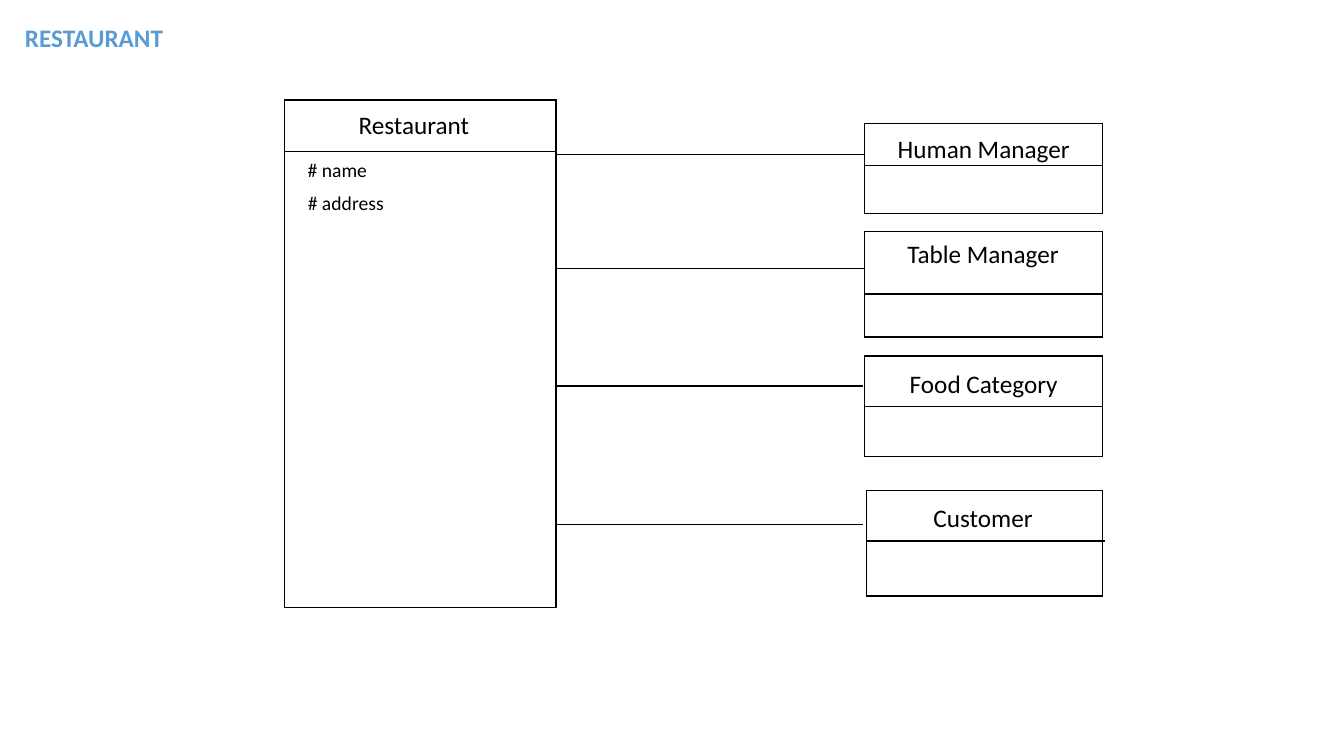
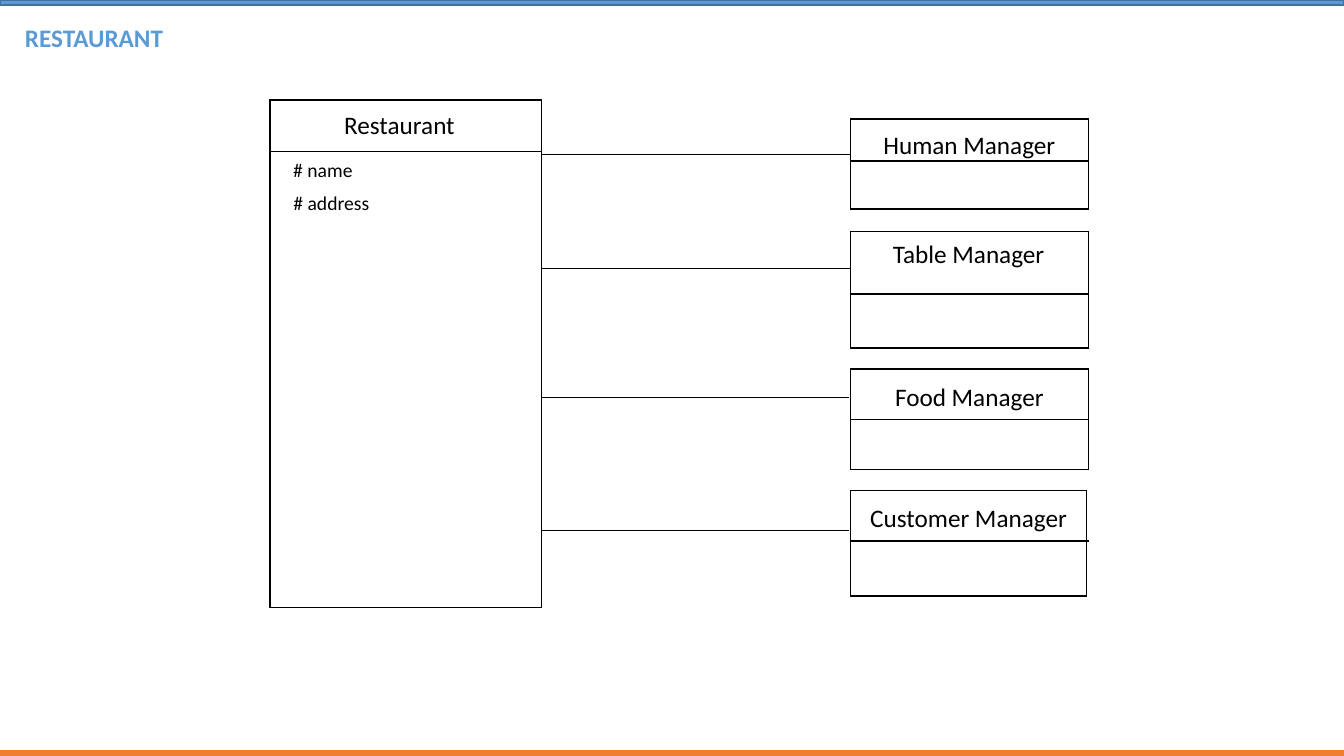
Before and after one commit to Ulvy2022/RESTAURANT, a slide deck: slide 3 of START-UML.pptx (slide 2 before the commit). Drawn at 1344x756 pixels with LibreOffice and Linux fonts; fonts in the diff are those of the drawing. Boxes give left, top, right and bottom in pixels: in the first picture for what was removed or moved away, otherwise in the second. Text is boxed around its words. In the diff, an @@ line names an element or a change of style, - is before the commit and + after.

```diff
--- a/START-UML.pptx
+++ b/START-UML.pptx
@@ rectangle added at bbox=[0, 0, 1344, 5], fill #5B9BD5, outline #43739E 1 pt @@
@@ 1 text, 1 line, 1 rectangle: place and size @@
-1 text, 1 line, 1 rectangle at bbox=[865, 124, 1103, 214]
+1 text, 1 line, 1 rectangle at bbox=[851, 119, 1089, 209]
@@ rectangle: place and size @@
-rectangle at bbox=[865, 231, 1103, 337]
+rectangle at bbox=[851, 231, 1089, 348]
@@ rectangle: place and size @@
-rectangle at bbox=[865, 356, 1103, 457]
+rectangle at bbox=[851, 369, 1089, 470]
@@ text at bbox=[895, 388, 1044, 411]: text changed @@
-Food Category
+Food Manager
@@ line moved from (557, 386) - (863, 386) to (541, 397) - (849, 397) @@
@@ line moved from (865, 407) - (1103, 407) to (851, 419) - (1089, 419) @@
@@ line moved from (557, 524) - (863, 524) to (541, 531) - (849, 531) @@
@@ text at bbox=[870, 510, 1067, 532]: text changed @@
-Customer
+Customer Manager
@@ 5 texts, 5 lines, 2 rectangles: place and size @@
-5 texts, 5 lines, 2 rectangles at bbox=[284, 99, 1105, 607]
+5 texts, 5 lines, 2 rectangles at bbox=[270, 99, 1089, 607]
@@ rectangle added at bbox=[0, 751, 1344, 756], fill #ED7D31, outline #ED7D31 1 pt @@
```
Also in this commit, not shown: 4 other slides changed, 1 slide added.
